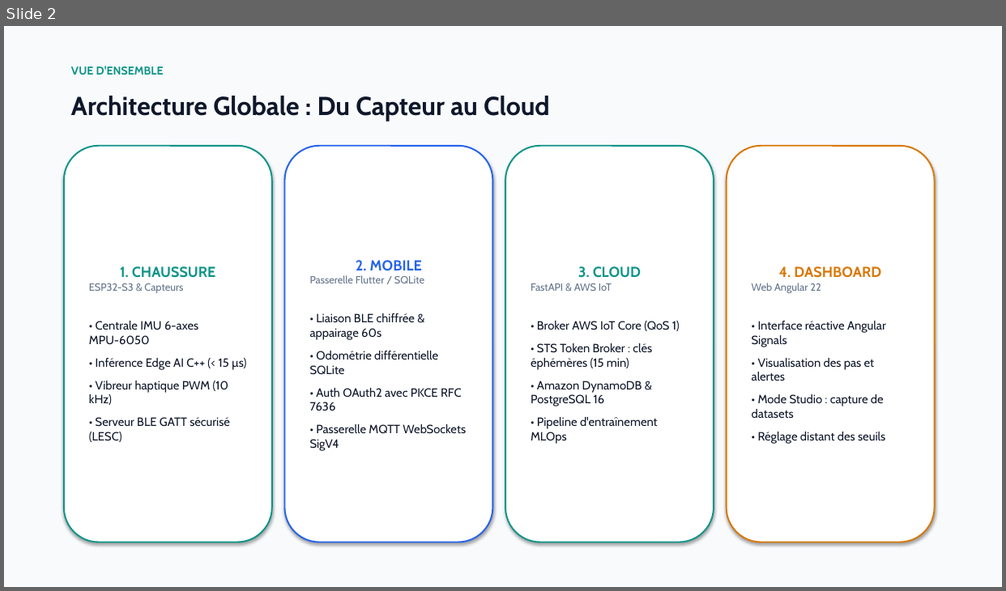
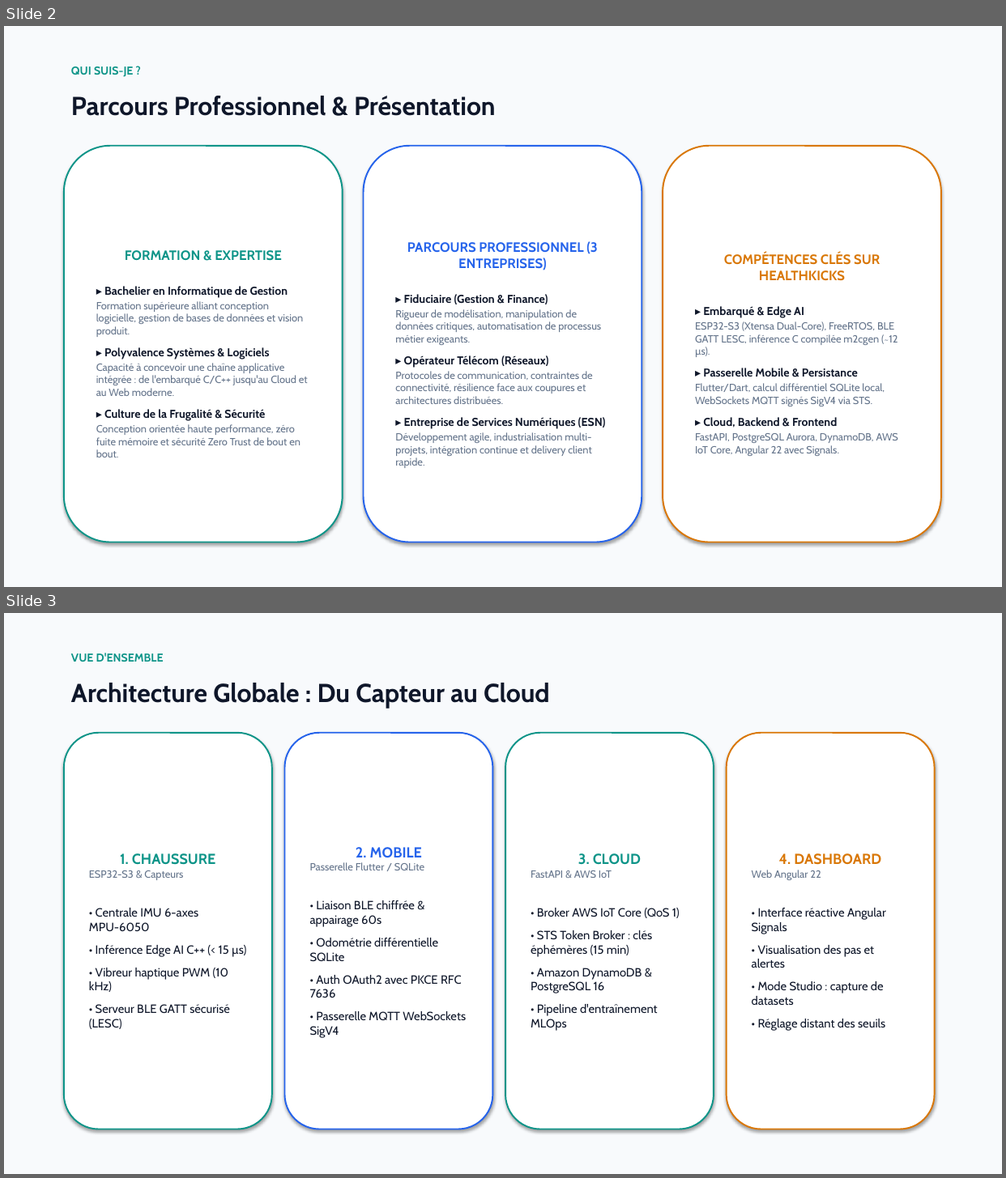
Before and after one commit to daverck/health-kicks-ecosystem, a slide deck: docs/presentation/presentation_healthkicks.pptx. Shown one above the other, each under a label of ours: slide 2 before the commit, slides 2 and 3 after it. The pictures are 1006x591 and 1006x1178 pixels, drawn with LibreOffice and Linux fonts; fonts in the diff are those of the drawing. Boxes give left, top, right and bottom in pixels: in the first picture for what was removed or moved away, otherwise in the second. Text is boxed around its words. In the diff, an @@ line names an element or a change of style, - is before the commit and + after.

```diff
--- a/docs/presentation/presentation_healthkicks.pptx
+++ b/docs/presentation/presentation_healthkicks.pptx
@@ slide 2 added at (4,26,1002,587), background #FFFFFF @@
@@ rectangle added at (4,26,1002,587), fill #F8FAFC @@
@@ text added at (71,66,133,77), 11 pt, text #0D9488, bold @@
+QUI SUIS-JE ?
@@ text added at (71,96,496,116), 25 pt, text #0F172A, bold @@
+Parcours Professionnel & Présentation
@@ rounded rectangle added at (64,146,343,543), fill #FFFFFF, outline #0D9488 1.5 pt, 10 pt, text #64748B @@
+FORMATION & EXPERTISE
+▸ Bachelier en Informatique de Gestion
+Formation supérieure alliant conception logicielle, gestion de bases de données et vision produit.
+▸ Polyvalence Systèmes & Logiciels
+Capacité à concevoir une chaîne applicative intégrée : de l'embarqué C/C++ jusqu'au Cloud et au Web moderne.
+▸ Culture de la Frugalité & Sécurité
+Conception orientée haute performance, zéro fuite mémoire et sécurité Zero Trust de bout en bout.
@@ rounded rectangle added at (364,146,641,543), fill #FFFFFF, outline #2563EB 1.5 pt, 10 pt, text #64748B @@
+PARCOURS PROFESSIONNEL (3 ENTREPRISES)
+▸ Fiduciaire (Gestion & Finance)
+Rigueur de modélisation, manipulation de données critiques, automatisation de processus métier exigeants.
+▸ Opérateur Télécom (Réseaux)
+Protocoles de communication, contraintes de connectivité, résilience face aux coupures et architectures distribuées.
+▸ Entreprise de Services Numériques (ESN)
+Développement agile, industrialisation multi-projets, intégration continue et delivery client rapide.
@@ rounded rectangle added at (663,146,941,543), fill #FFFFFF, outline #D97706 1.5 pt, 10 pt, text #64748B @@
+COMPÉTENCES CLÉS SUR HEALTHKICKS
+▸ Embarqué & Edge AI
+ESP32-S3 (Xtensa Dual-Core), FreeRTOS, BLE GATT LESC, inférence C compilée m2cgen (~12 µs).
+▸ Passerelle Mobile & Persistance
+Flutter/Dart, calcul différentiel SQLite local, WebSockets MQTT signés SigV4 via STS.
+▸ Cloud, Backend & Frontend
+FastAPI, PostgreSQL Aurora, DynamoDB, AWS IoT Core, Angular 22 avec Signals.
@@ what was slide 2 is now slide 3 @@
```
Also in this commit, not shown: 3 slides changed, 1 other slide added, 5 other files.
